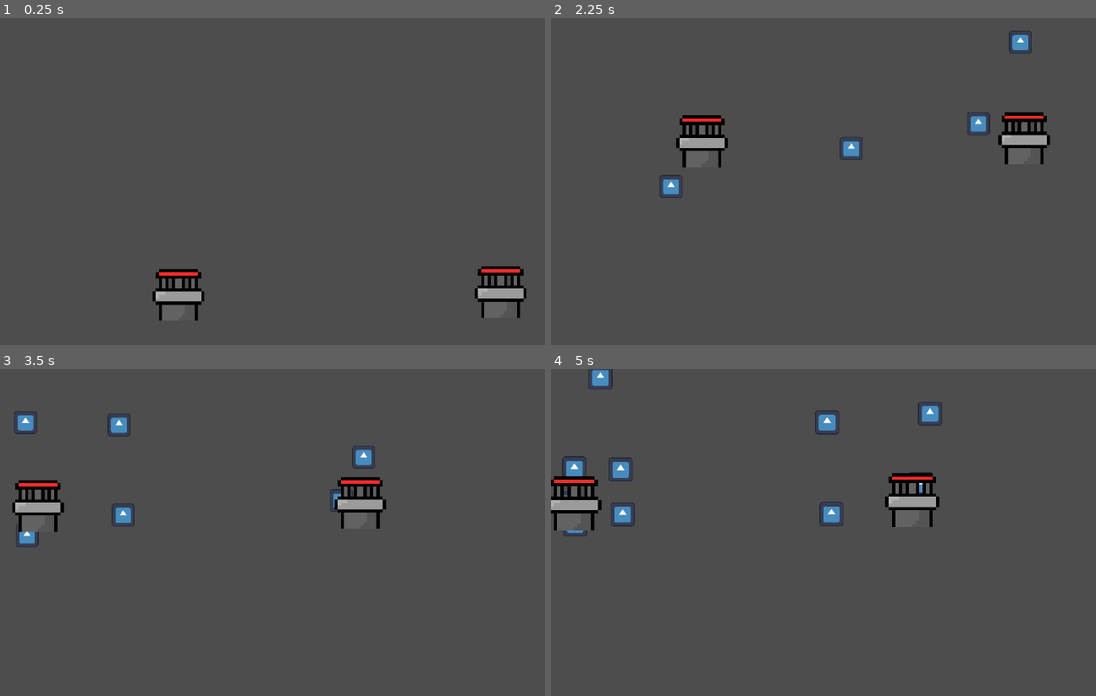
Above: before the commit, frames 1-4 (two rows, left to right).
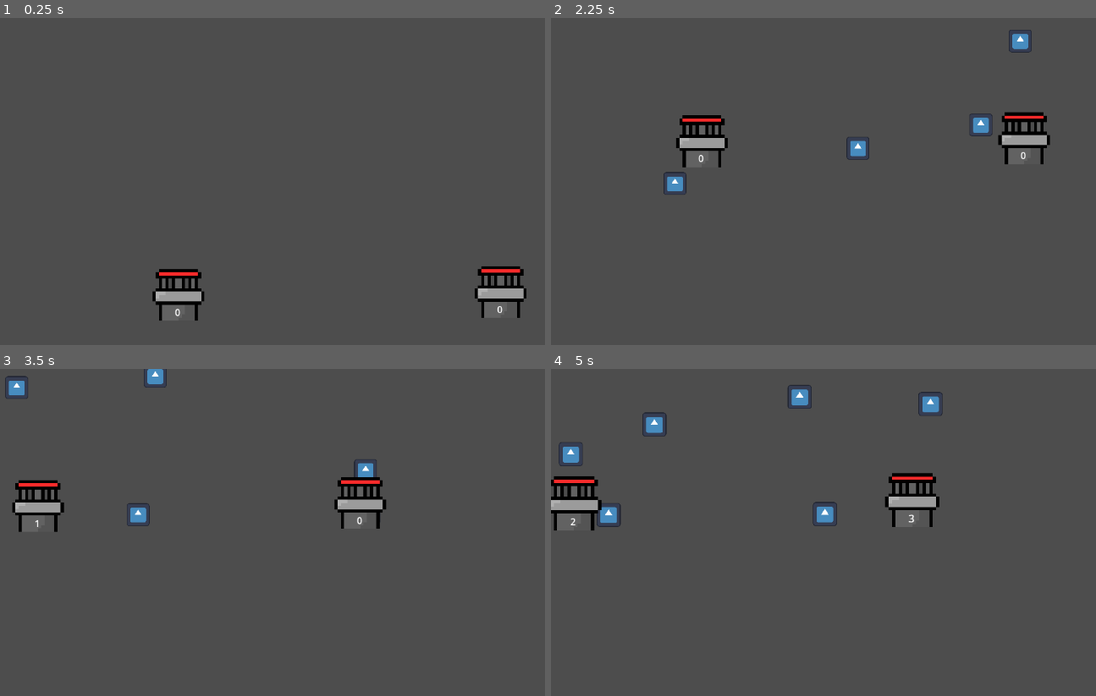
Above: after the commit, the same moments.

Repository: produced-demand/produced-demand
Game: Godot game, scene res://level.tscn
The game is run twice, just before and just after one commit, with the same random seed, the same clock (stepped at 60 frames per second) and the same inputs. The engine's default icon, where the game draws it, is replaced by a stand-in: a white triangle on a blue panel in a dark square.
Inputs (mouse positions are in pixels of both pictures, inside the frame that each line leads up to):
- Up to frame 1 (0.25 s): no input
- Up to frame 2 (2.25 s): tap Enter at 0.5 s; move the mouse to (1036, 188) at 0.52 s; hold Down (camera_move_down) 0.53-1.28 s; move the mouse to (752, 227) at 1.27 s; tap Left (camera_move_left) at 1.35 s; tap Space at 2 s; move the mouse to (954, 122) at 2.02 s; hold Right (camera_move_right) from 2.03 s (still down)
- Up to frame 3 (3.5 s): move the mouse to (305, 633) at 2.77 s; release Right (camera_move_right) at 2.78 s; tap Up (camera_move_up) at 2.85 s
- Up to frame 4 (5 s): move the mouse to (1090, 614) at 3.52 s; tap Middle mouse button (camera_pan) at 3.6 s; move the mouse to (687, 503) at 4.27 s; tap Mouse wheel up (camera_zoom_in) at 4.35 s

The runs differ from the first frame. In frame 1, less than 0.1% of the frame differs, in the area x 32-93%, y 88-92%; in frame 2, 0.6%; in frame 3, 1.5%; in frame 4, 2.2%, in the area x 1-72%, y 0-52%.

Commit message:
Fix person movement, add people to stations, station occupants counter

Diff:
--- a/person-movement.gd
+++ b/person-movement.gd
@@ -1,15 +1,28 @@
 extends Area2D
 
 var target_station
-@export var speed = .5
+var at_station: bool = false
+var speed
 
 func _ready() -> void:
+	speed = randf_range(70, 90)
 	target_station = Stations.find_closest_station(self)
 
 func _process(delta: float) -> void:
-	if target_station:
+	if target_station and not at_station:
 		move_to(target_station, delta)
 
 func move_to(target, delta):
-	var target_position = target.get_global_position()
-	self.set_global_position(self.get_global_position().lerp(target_position, speed * delta))
+	var distance_remaining = Stations.get_distance(get_global_position(), target_station.get_global_position())
+	if distance_remaining < 5:
+		at_station = true
+		target_station.add_person(self)
+
+	var target_position: Vector2 = target.get_global_position()
+	var vel: Vector2 = target_position - get_global_position()
+
+	vel = vel.normalized()
+	set_global_position(get_global_position() + delta * speed * vel)
+
+func joined_station():
+	get_node("Sprite2D").visible = false
--- a/scripts/Stations.gd
+++ b/scripts/Stations.gd
@@ -22,11 +22,8 @@
 	for station in stations:
 		var distance = get_distance(station.get_global_position(), person.get_global_position())
 		if distance < target_distance:
-			print(str(station) + " : " +str(distance))
 			target = station
 			target_distance = distance
-		else:
-			print("not greater " + str(target_distance) + " " + str(distance))
 	return target
 
 func get_distance(first_position, second_position):
--- a/scripts/station.gd
+++ b/scripts/station.gd
@@ -1,6 +1,14 @@
 extends Area2D
 
+var people: Array
 
-# Called when the node enters the scene tree for the first time.
 func _ready() -> void:
 	Stations.add_station(self)
+
+func add_person(person):
+	people.append(person)
+	person.joined_station()
+	update_occupants_label()
+
+func update_occupants_label():
+	get_node("Label").text = str(len(people))
--- a/station.tscn
+++ b/station.tscn
@@ -6,6 +6,7 @@
 [sub_resource type="CircleShape2D" id="CircleShape2D_7upvr"]
 
 [node name="Station" type="Area2D"]
+position = Vector2(56, 57)
 script = ExtResource("1_lynhj")
 
 [node name="Sprite2D" type="Sprite2D" parent="."]
@@ -15,3 +16,11 @@
 [node name="CollisionShape2D" type="CollisionShape2D" parent="."]
 scale = Vector2(5.72, 5.72)
 shape = SubResource("CircleShape2D_7upvr")
+
+[node name="Label" type="Label" parent="."]
+offset_left = -21.0
+offset_top = 18.0
+offset_right = 19.0
+offset_bottom = 41.0
+text = "0"
+horizontal_alignment = 1
